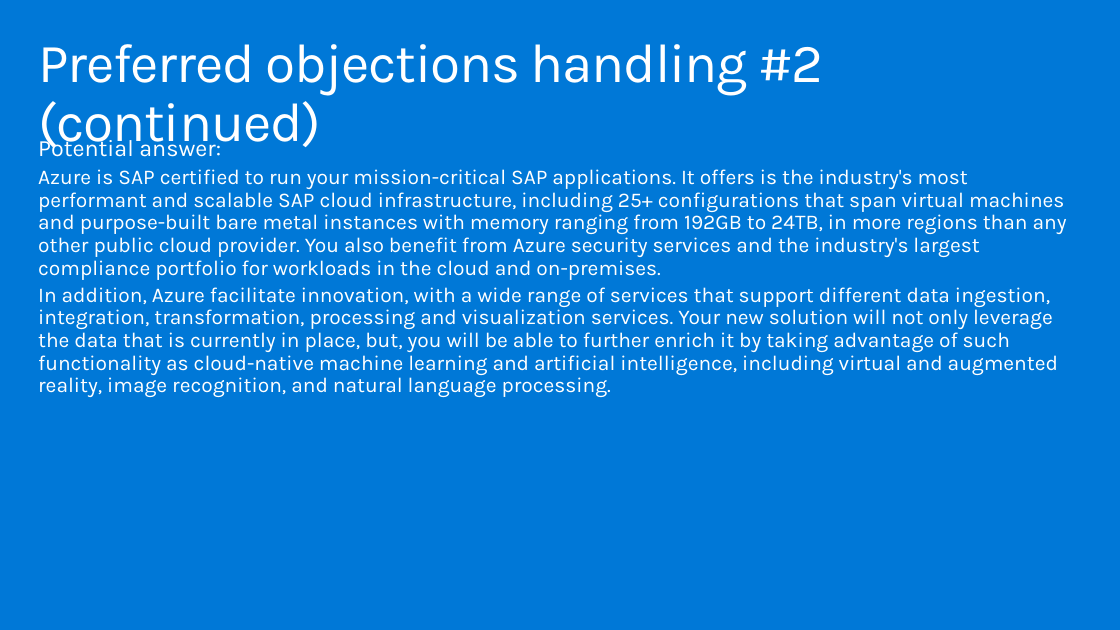
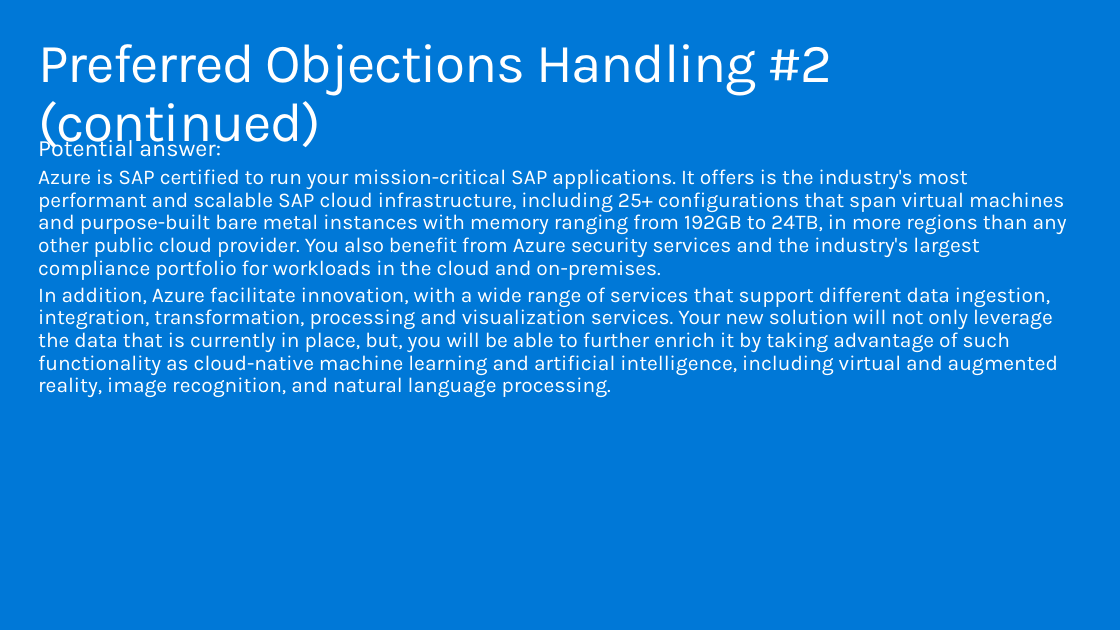
Before and after one commit to DawnmarieDesJardins/MCW-SAP-plus-extend-and-innovate, a slide deck: slide 43 of Whiteboard design session/WDS trainer presentation - SAP_plus_extend_and_innovate.pptx (slide 40 before the commit). Drawn at 1120x630 pixels with LibreOffice and Linux fonts; fonts in the diff are those of the drawing. Boxes give left, top, right and bottom in pixels: in the first picture for what was removed or moved away, otherwise in the second. Text is boxed around its words. In the diff, an @@ line names an element or a change of style, - is before the commit and + after.

```diff
--- a/Whiteboard design session/WDS trainer presentation - SAP_plus_extend_and_innovate.pptx
+++ b/Whiteboard design session/WDS trainer presentation - SAP_plus_extend_and_innovate.pptx
@@ title at box(38, 44, 832, 155): text changed @@
-Preferred objections handling #2 (continued)
+Preferred Objections Handling #2 (continued)
```
Also in this commit, not shown: 27 other slides changed, 3 slides added, 3 other files.
